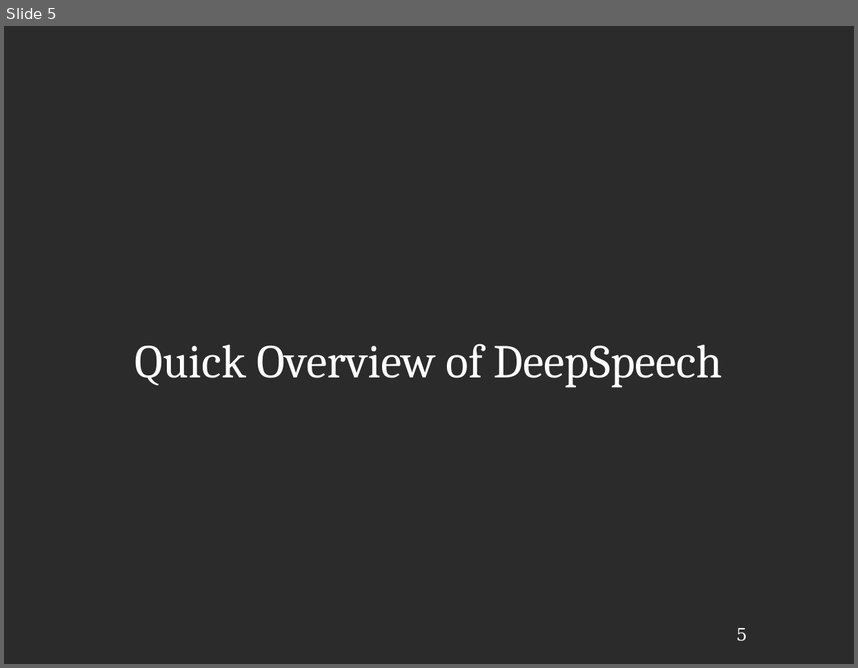
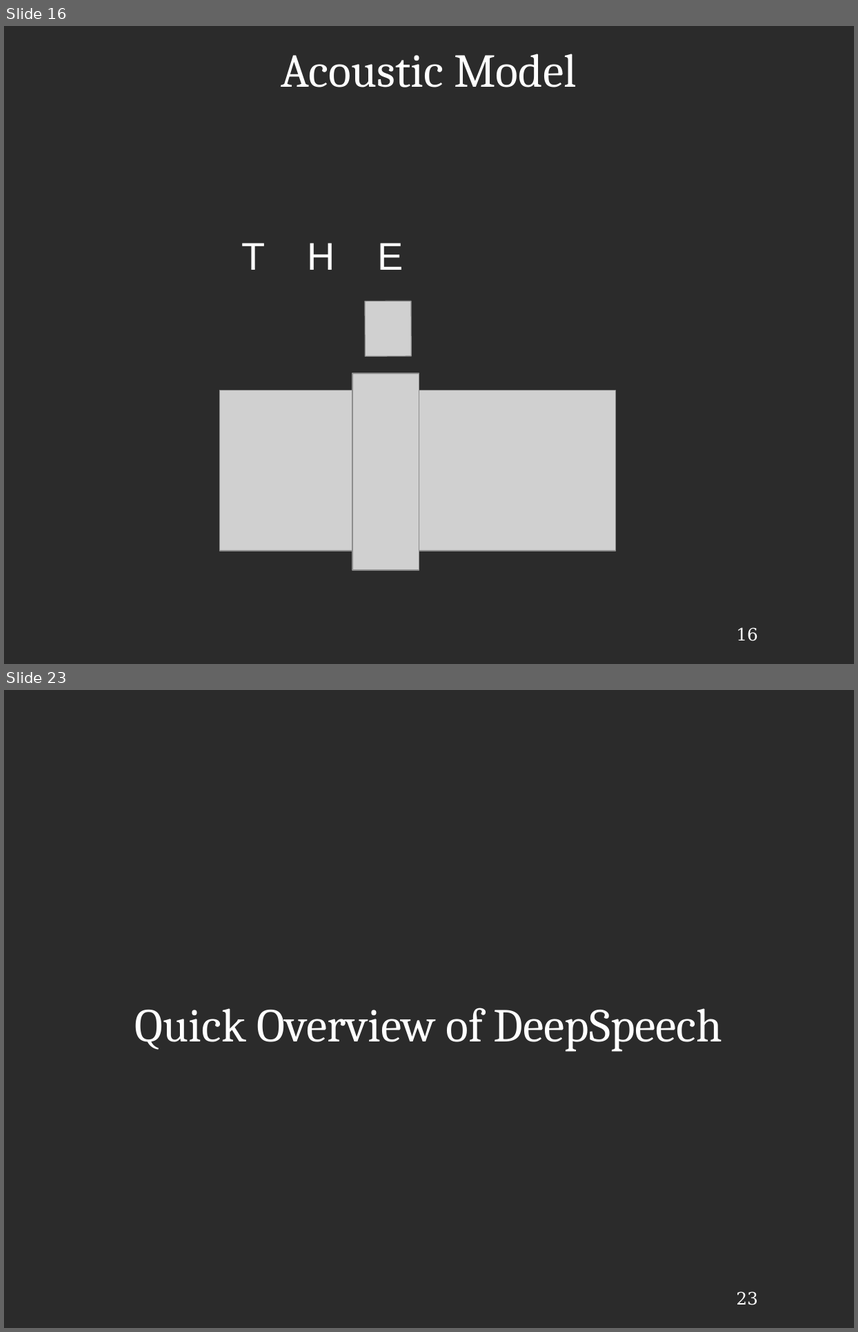
Before and after one commit to JRMeyer/defense, a slide deck: defense.odp. Shown one above the other, each under a label of ours: slide 5 before the commit, slides 16 and 23 after it; the slides between them are not shown. The pictures are 858x668 and 858x1332 pixels, drawn with LibreOffice and Linux fonts; fonts in the diff are those of the drawing; grey boxes stand for pictures; background and template pictures are left out; a plain dark background stands for a picture behind light text. Boxes give left, top, right and bottom in pixels: in the first picture for what was removed or moved away, otherwise in the second. Text is boxed around its words. In the diff, an @@ line names an element or a change of style, - is before the commit and + after.

```diff
--- a/defense.odp
+++ b/defense.odp
@@ slide 16 added at (4,26,854,664), background picture (left out); not listed: 1 template element that a slide beside it also shows @@
@@ title added at (281,54,577,87), 44 pt, text #FFFFFF @@
+Acoustic Model
@@ text added at (241,243,403,270), 36 pt, text #FFFFFF @@
+T H E
@@ picture added at (365,301,411,356) @@
@@ picture added at (352,373,419,570) @@
@@ picture added at (220,390,616,550) @@
@@ what was slide 5 is now slide 23 @@
@@ page number at (736,1291,758,1305): text changed @@
-5
+23
```
Also in this commit, not shown: 18 other slides added, 1 slide removed, 2 other files.
